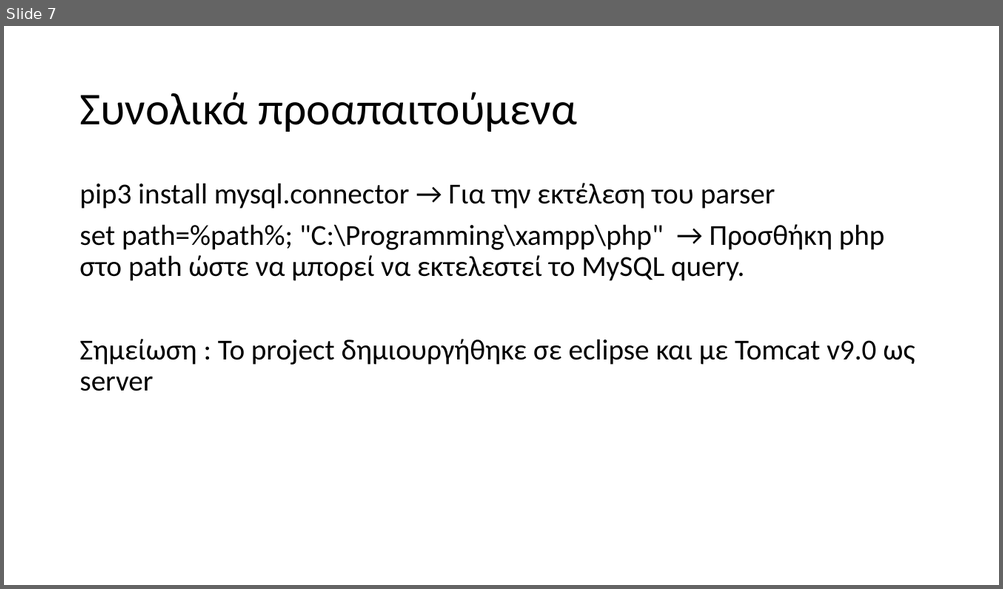
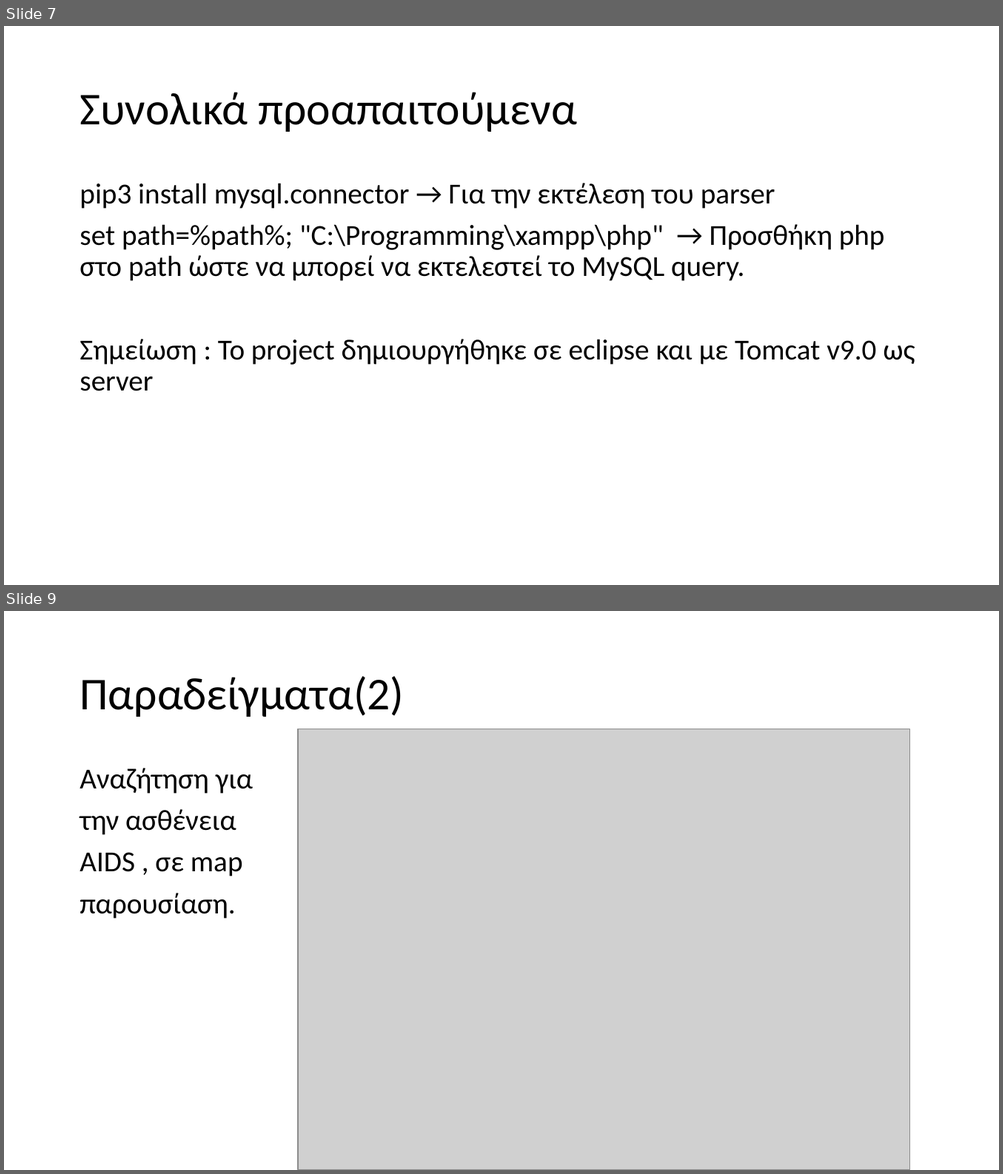
Before and after one commit to el17408/appathon-project, a slide deck: documentation/IaA_Project_Ρούσσης_Δημήτριος_el17408.pptx. Shown one above the other, each under a label of ours: slide 7 before the commit, slides 7 and 9 after it; the slides between them are not shown. The pictures are 1003x589 and 1003x1174 pixels, drawn with LibreOffice and Linux fonts; fonts in the diff are those of the drawing; grey boxes stand for pictures. Boxes give left, top, right and bottom in pixels: in the first picture for what was removed or moved away, otherwise in the second. Text is boxed around its words. In the diff, an @@ line names an element or a change of style, - is before the commit and + after.

```diff
--- a/documentation/IaA_Project_Ρούσσης_Δημήτριος_el17408.pptx
+++ b/documentation/IaA_Project_Ρούσσης_Δημήτριος_el17408.pptx
@@ slide 9 added at (x1=4, y1=611, x2=999, y2=1170), background #FFFFFF @@
@@ title added at (x1=79, y1=676, x2=404, y2=717), 44 pt, text #000000 @@
+Παραδείγματα(2)
@@ picture added at (x1=298, y1=729, x2=910, y2=1170) @@
@@ text added at (x1=79, y1=768, x2=253, y2=919), 28 pt, text #000000 @@
+Αναζήτηση για
+την ασθένεια
+AIDS , σε map
+παρουσίαση.
```
Also in this commit, not shown: 2 other slides added.
